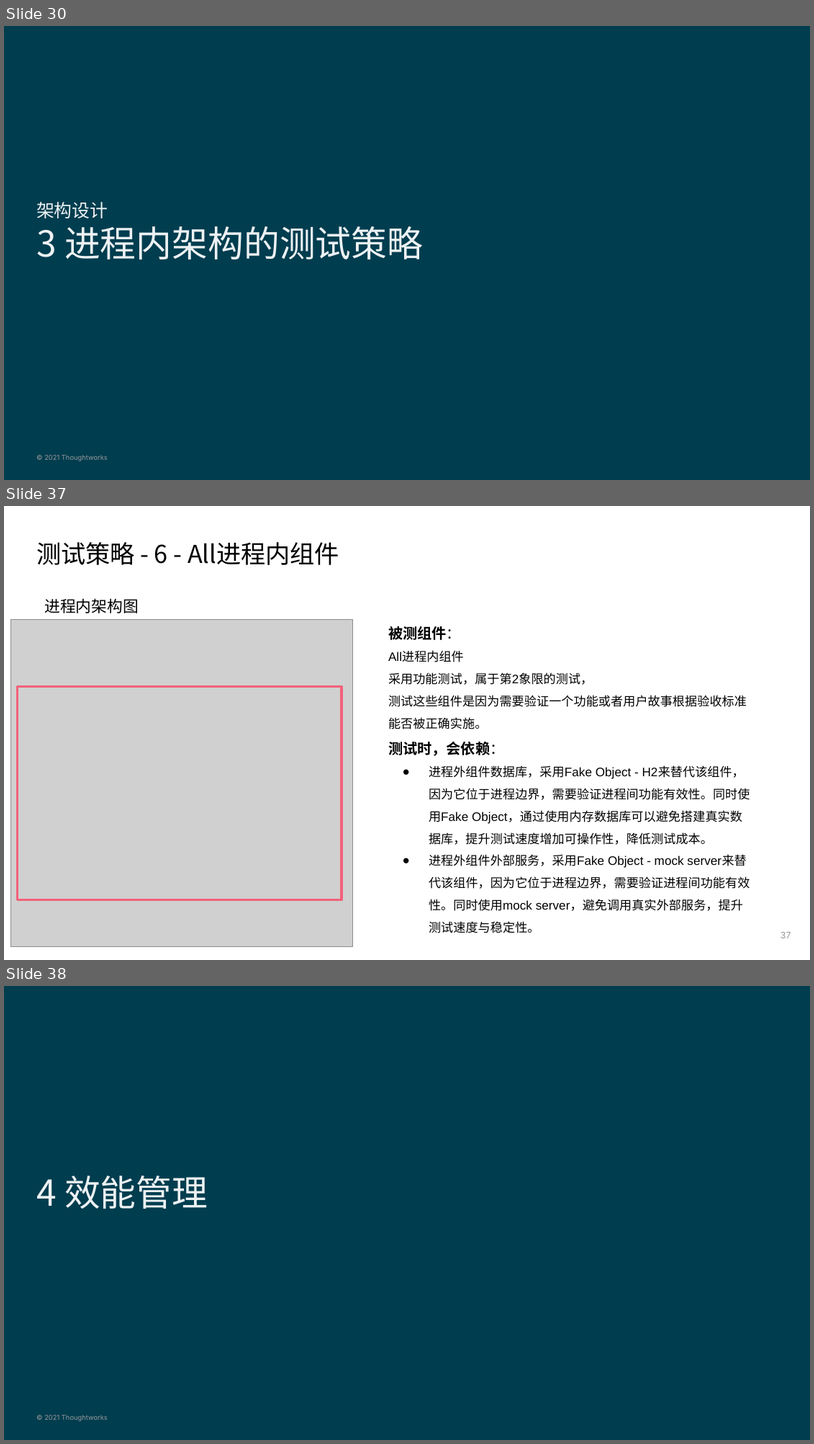
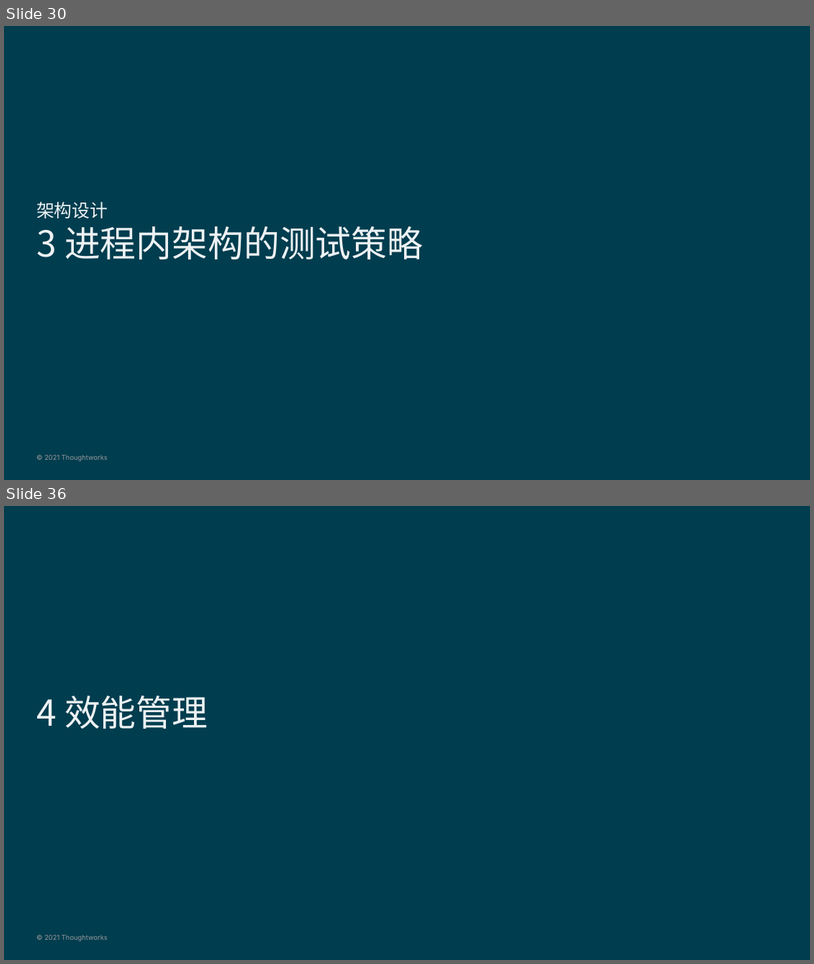
Before and after one commit to deesyx/heima, a slide deck: doc/PS4 黑马考核-项目On-boarding模板-胡炫光.pptx. Shown one above the other, each under a label of ours: slides 30, 37 and 38 before the commit, slides 30 and 36 after it; the slides between them are not shown. The pictures are 814x1444 and 814x964 pixels, drawn with LibreOffice and Linux fonts; fonts in the diff are those of the drawing; grey boxes stand for pictures; background and template pictures are left out. Boxes give left, top, right and bottom in pixels: in the first picture for what was removed or moved away, otherwise in the second. Text is boxed around its words. In the diff, an @@ line names an element or a change of style, - is before the commit and + after.

```diff
--- a/doc/PS4 黑马考核-项目On-boarding模板-胡炫光.pptx
+++ b/doc/PS4 黑马考核-项目On-boarding模板-胡炫光.pptx
@@ slide 37 removed at [4,506,810,960], background #FFFFFF @@
@@ title removed at [36,542,340,565] @@
-测试策略 - 6 - All进程内组件
@@ text removed at [44,598,139,613] @@
-进程内架构图
@@ picture removed at [10,619,353,945] @@
@@ text removed at [388,626,750,933] @@
-被测组件：
-All进程内组件
-采用功能测试，属于第2象限的测试，
-测试这些组件是因为需要验证一个功能或者用户故事根据验收标准能否被正确实施。
-测试时，会依赖：
-● 进程外组件数据库，采用Fake Object - H2来替代该组件，因为它位于进程边界，需要验证进程间功能有效性。同时使用Fake Object，通过使用内存数据库可以避免搭建真实数据库，提升测试速度增加可操作性，降低测试成本。
-● 进程外组件外部服务，采用Fake Object - mock server来替代该组件，因为它位于进程边界，需要验证进程间功能有效性。同时使用mock server，避免调用真实外部服务，提升测试速度与稳定性。
@@ rectangle removed at [17,687,342,900] @@
@@ page number removed at [781,932,792,938] @@
-37
@@ what was slide 38 is now slide 36 @@
```
Also in this commit, not shown: 8 slides changed, 2 slides added, 3 other slides removed, 4 other files.
